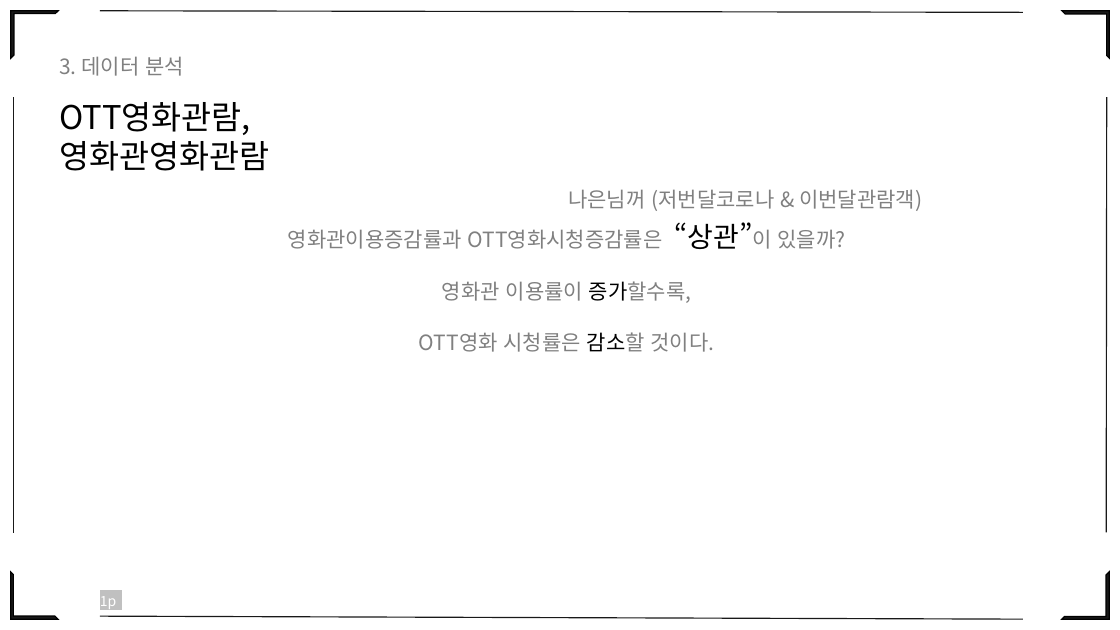
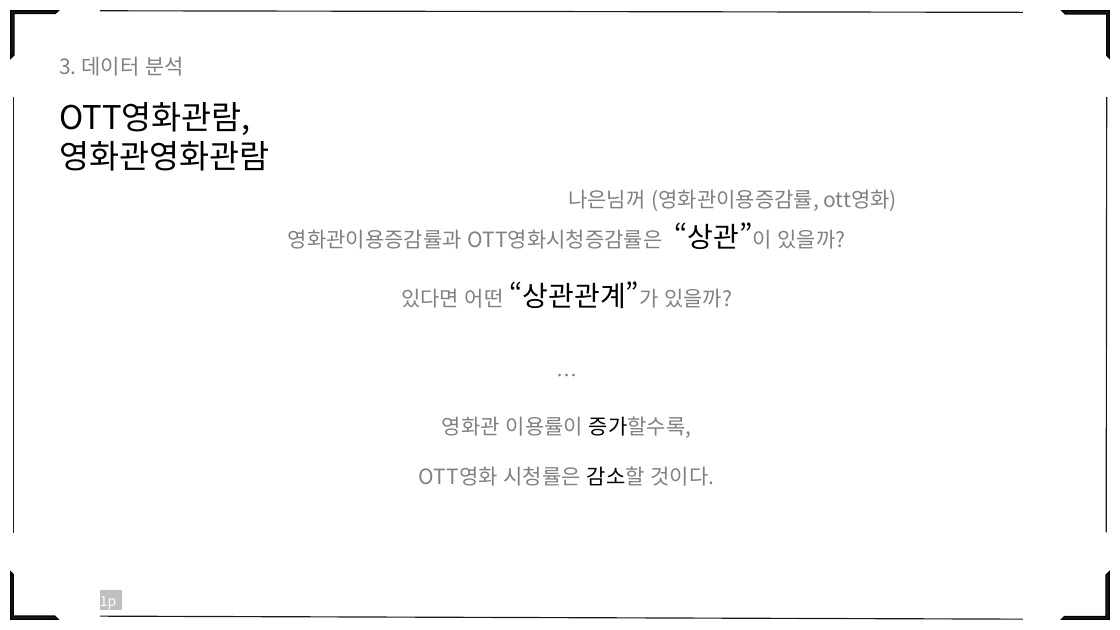
Before and after one commit to eesomin/midproject, a slide deck: slide 18 of jdh1/PPT_0_TEAM2.pptx. Drawn at 1120x630 pixels with LibreOffice and Linux fonts; fonts in the diff are those of the drawing. Boxes give left, top, right and bottom in pixels: in the first picture for what was removed or moved away, otherwise in the second. Text is boxed around its words. In the diff, an @@ line names an element or a change of style, - is before the commit and + after.

```diff
--- a/jdh1/PPT_0_TEAM2.pptx
+++ b/jdh1/PPT_0_TEAM2.pptx
@@ text at <box>568,189,897,211</box>: text changed @@
-나은님꺼 (저번달코로나 & 이번달관람객)
+나은님꺼 (영화관이용증감률, ott영화)
@@ text at <box>401,281,732,309</box>: paragraphs added @@
+있다면 어떤 “상관관계”가 있을까?
+…
```
Also in this commit, not shown: 2 other slides changed, 1 other file.
